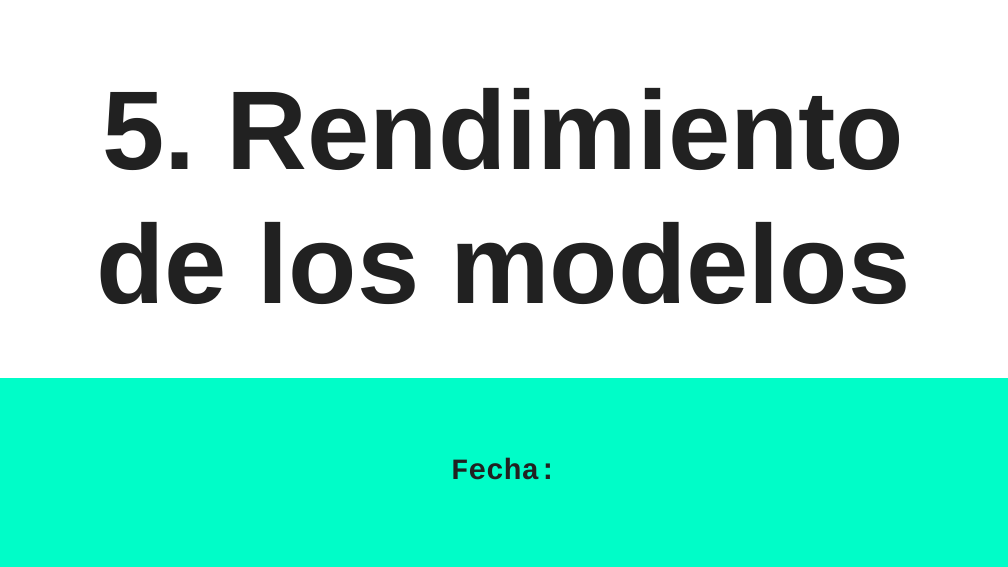
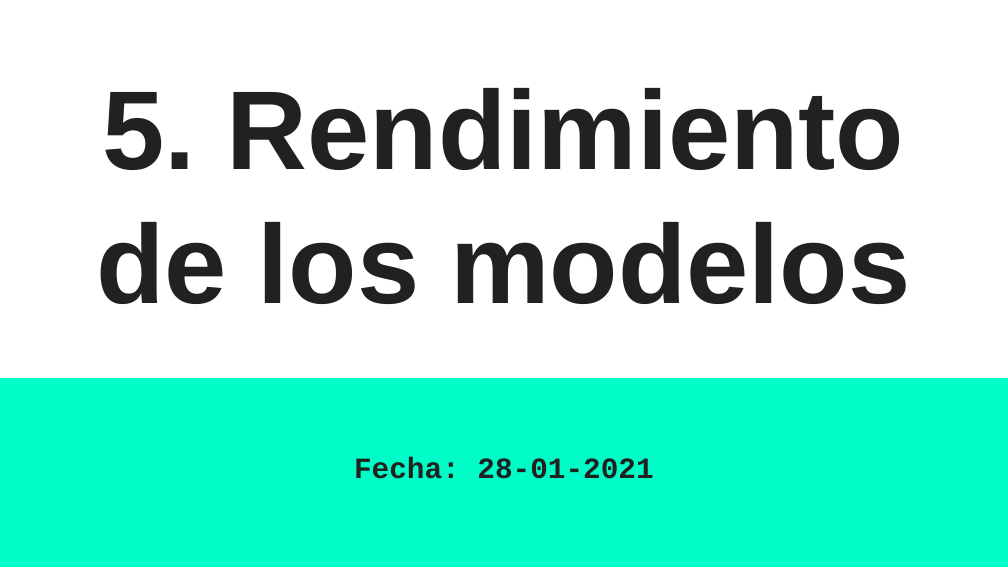
Before and after one commit to sainosmichelle/sainosmichelle.github.io, a slide deck: slide 1 of assets/files/Tema5/5. Rendimiento de los modelos.pptx. Drawn at 1008x567 pixels with LibreOffice and Linux fonts; fonts in the diff are those of the drawing. Boxes give left, top, right and bottom in pixels: in the first picture for what was removed or moved away, otherwise in the second. Text is boxed around its words. In the diff, an @@ line names an element or a change of style, - is before the commit and + after.

```diff
--- a/assets/files/Tema5/5. Rendimiento de los modelos.pptx
+++ b/assets/files/Tema5/5. Rendimiento de los modelos.pptx
@@ subtitle at [354, 457, 653, 479]: text changed @@
-Fecha:
+Fecha: 28-01-2021
```
Also in this commit, not shown: 6 other slides changed, 5 slides added, 2 slides removed, 3 other files.
